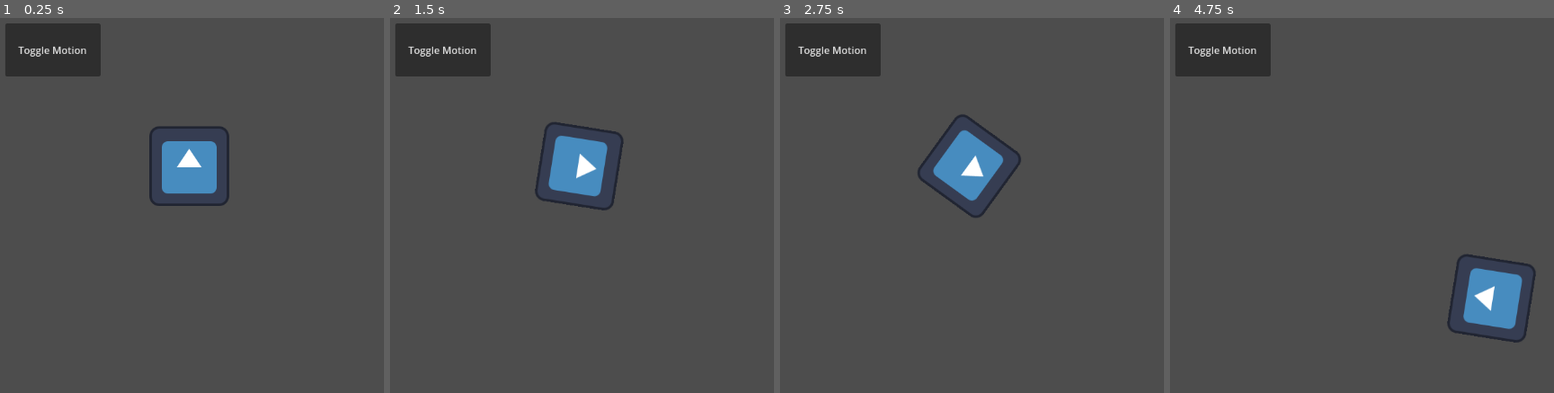
Above: before the commit, frames 1-4 (left to right).
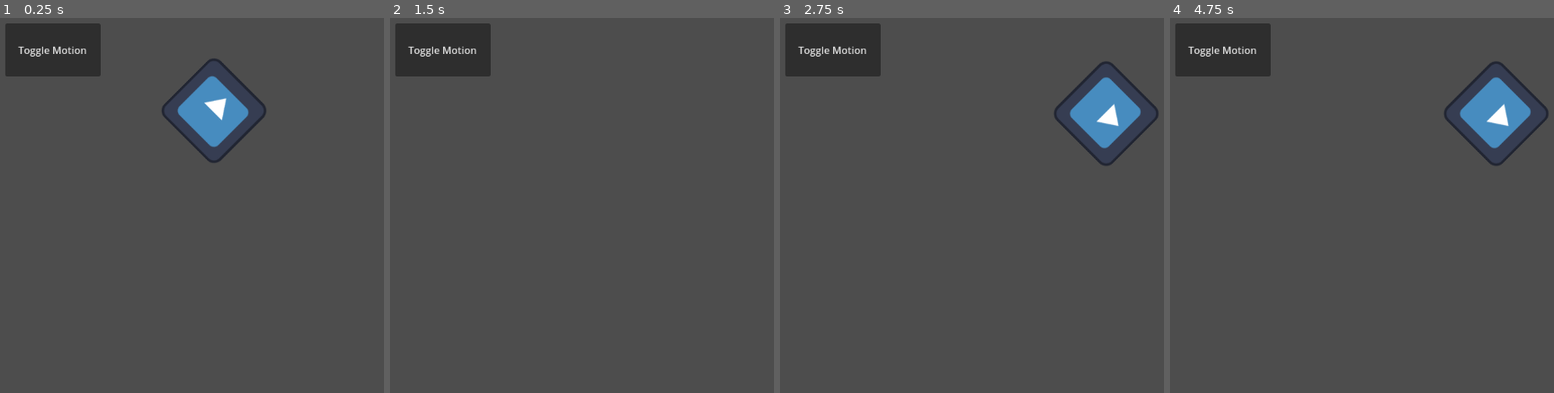
Above: after the commit, the same moments.

Repository: kiinii-pixel/Card-Wars
Game: Godot game, scene res://Main.tscn
The game is run twice, just before and just after one commit, with the same random seed, the same clock (stepped at 60 frames per second) and the same inputs. The engine's default icon, where the game draws it, is replaced by a stand-in: a white triangle on a blue panel in a dark square.
Inputs:
- Up to frame 1 (0.25 s): no input
- Up to frame 2 (1.5 s): hold Right (ui_right) 0.53-1.28 s; hold Left (ui_left) from 1.28 s (still down)
- Up to frame 3 (2.75 s): release Left (ui_left) at 2.03 s; hold Right (ui_right) from 2.03 s (still down)
- Up to frame 4 (4.75 s): release Right (ui_right) at 2.78 s; hold Up (ui_up) 2.78-3.53 s; hold Left (ui_left) from 3.53 s (still down)

The runs differ from the first frame. In frame 1, 4.9% of the frame differs, in the area x 38-70%, y 10-51%; in frame 2, 2.6%; in frame 3, 5.3%; in frame 4, 5.3%, in the area x 71-99%, y 11-87%.

Commit message:
Signals: simple example
The Godot Icon blinks on and off using a signal

Diff:
--- a/Main.tscn
+++ b/Main.tscn
@@ -7,6 +7,9 @@
 [node name="Sprite2D" parent="." instance=ExtResource("1_sq1yv")]
 position = Vector2(374, 284)
 
+[node name="Timer" type="Timer" parent="Sprite2D"]
+autostart = true
+
 [node name="Button" type="Button" parent="."]
 offset_left = 79.0
 offset_top = 55.0
--- a/Sprite2D.gd
+++ b/Sprite2D.gd
@@ -4,20 +4,17 @@
 var angular_speed = PI
 
 func _process(delta):
-	var direction = 0
-	if Input.is_action_pressed("ui_left"):
-		direction = -1
-	if Input.is_action_pressed("ui_right"):
-		direction = 1
-
-	rotation += angular_speed * direction * delta
-
-	var velocity = Vector2.ZERO
-	if Input.is_action_pressed("ui_up"):
-		velocity = Vector2.UP.rotated(rotation) * speed
-
+	rotation += angular_speed * delta
+	var velocity = Vector2.UP.rotated(rotation) * speed
 	position += velocity * delta
 
 
 func _on_button_pressed():
 	set_process(not is_processing())
+
+func _ready():
+	var timer = get_node("Timer")
+	timer.timeout.connect(_on_timer_timeout)
+
+func _on_timer_timeout():
+	visible = not visible
